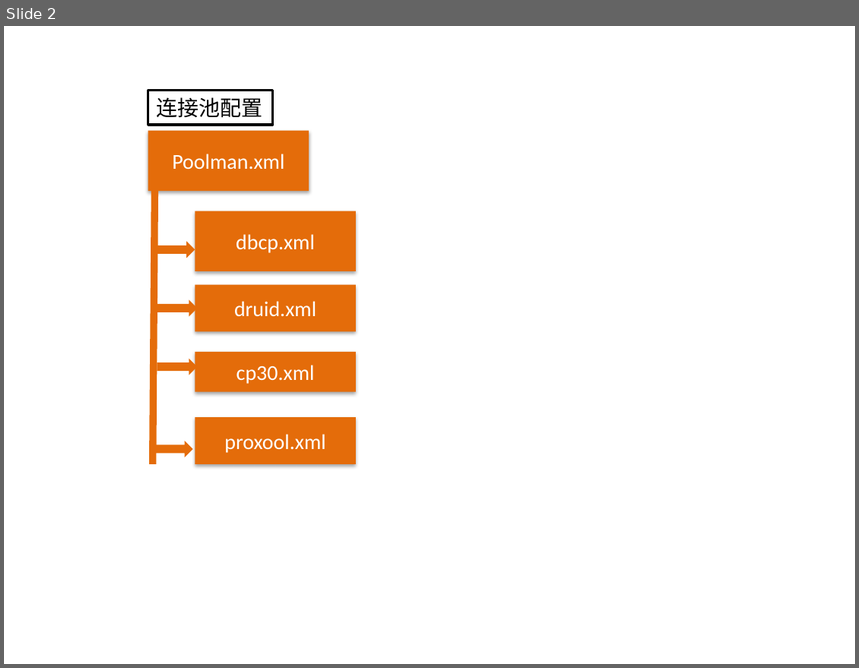
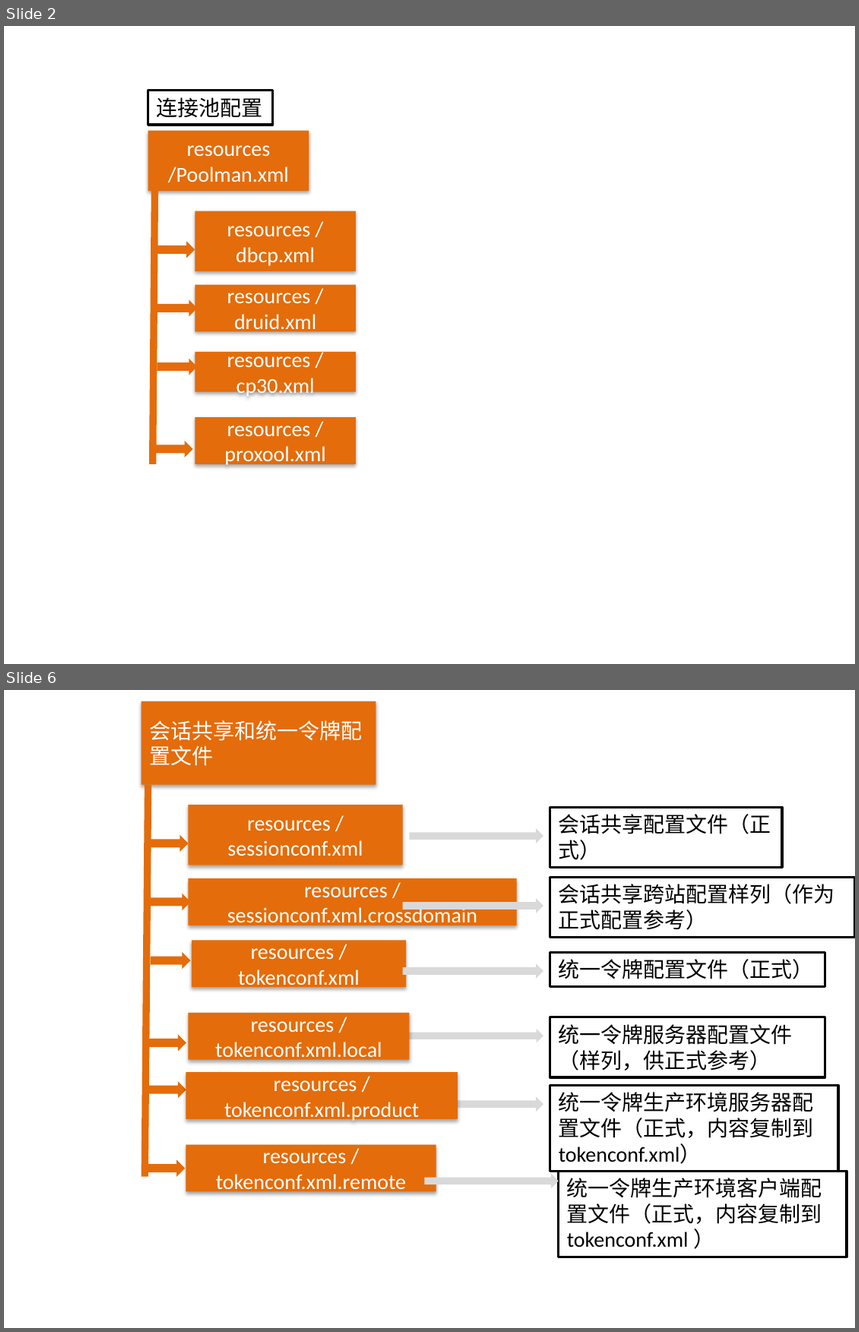
Before and after one commit to zhanght86/bboss-cms, a slide deck: 文档/平台配置文件示意图.pptx. Shown one above the other, each under a label of ours: slide 2 before the commit, slides 2 and 6 after it; the slides between them are not shown. The pictures are 859x668 and 859x1332 pixels, drawn with LibreOffice and Linux fonts; fonts in the diff are those of the drawing. Boxes give left, top, right and bottom in pixels: in the first picture for what was removed or moved away, otherwise in the second. Text is boxed around its words. In the diff, an @@ line names an element or a change of style, - is before the commit and + after.

```diff
--- a/文档/平台配置文件示意图.pptx
+++ b/文档/平台配置文件示意图.pptx
@@ slide 6 added at (x1=4, y1=690, x2=855, y2=1328), background #FFFFFF @@
@@ rectangle added at (x1=141, y1=701, x2=376, y2=784), fill #E46C0A, 18 pt, text #FFFFFF @@
+会话共享和统一令牌配置文件
@@ line added from (148, 784) to (145, 1177), #E46C0A 6 pt @@
@@ rectangle added at (x1=189, y1=805, x2=403, y2=866), fill #E46C0A, 18 pt, text #FFFFFF @@
+resources / sessionconf.xml
@@ rectangle added at (x1=550, y1=808, x2=783, y2=868), fill #FFFFFF, outline #000000 2 pt, 18 pt, text #000000 @@
+会话共享配置文件（正式）
@@ right arrow added at (x1=148, y1=834, x2=188, y2=852), fill #E46C0A @@
@@ right arrow added at (x1=409, y1=829, x2=543, y2=844), fill #D9D9D9 @@
@@ right arrow added at (x1=151, y1=894, x2=190, y2=910), fill #E46C0A @@
@@ rectangle added at (x1=189, y1=879, x2=517, y2=926), fill #E46C0A, 18 pt, text #FFFFFF @@
+resources / sessionconf.xml.crossdomain
@@ rectangle added at (x1=550, y1=877, x2=855, y2=938), fill #FFFFFF, outline #000000 2 pt, 18 pt, text #000000 @@
+会话共享跨站配置样列（作为正式配置参考）
@@ right arrow added at (x1=403, y1=898, x2=544, y2=913), fill #D9D9D9 @@
@@ rectangle added at (x1=191, y1=940, x2=406, y2=987), fill #E46C0A, 18 pt, text #FFFFFF @@
+resources / tokenconf.xml
@@ right arrow added at (x1=151, y1=952, x2=190, y2=969), fill #E46C0A @@
@@ rectangle added at (x1=550, y1=952, x2=826, y2=986), fill #FFFFFF, outline #000000 2 pt, 18 pt, text #000000 @@
+统一令牌配置文件（正式）
@@ right arrow added at (x1=403, y1=964, x2=544, y2=979), fill #D9D9D9 @@
@@ rectangle added at (x1=189, y1=1012, x2=410, y2=1059), fill #E46C0A, 18 pt, text #FFFFFF @@
+resources / tokenconf.xml.local
@@ right arrow added at (x1=403, y1=1029, x2=544, y2=1043), fill #D9D9D9 @@
@@ rectangle added at (x1=550, y1=1018, x2=826, y2=1078), fill #FFFFFF, outline #000000 2 pt, 18 pt, text #000000 @@
+统一令牌服务器配置文件（样列，供正式参考）
@@ right arrow added at (x1=146, y1=1035, x2=186, y2=1052), fill #E46C0A @@
@@ rectangle added at (x1=186, y1=1072, x2=458, y2=1119), fill #E46C0A, 18 pt, text #FFFFFF @@
+resources / tokenconf.xml.product
@@ right arrow added at (x1=146, y1=1081, x2=186, y2=1099), fill #E46C0A @@
@@ right arrow added at (x1=409, y1=1097, x2=543, y2=1111), fill #D9D9D9 @@
@@ rectangle added at (x1=550, y1=1086, x2=839, y2=1172), fill #FFFFFF, outline #000000 2 pt, 18 pt, text #000000 @@
+统一令牌生产环境服务器配置文件（正式，内容复制到tokenconf.xml）
@@ rectangle added at (x1=186, y1=1145, x2=436, y2=1192), fill #E46C0A, 18 pt, text #FFFFFF @@
+resources / tokenconf.xml.remote
@@ right arrow added at (x1=145, y1=1160, x2=184, y2=1177), fill #E46C0A @@
@@ right arrow added at (x1=424, y1=1174, x2=558, y2=1189), fill #D9D9D9 @@
@@ rectangle added at (x1=559, y1=1171, x2=848, y2=1257), fill #FFFFFF, outline #000000 2 pt, 18 pt, text #000000 @@
+统一令牌生产环境客户端配置文件（正式，内容复制到tokenconf.xml ）
@@ slide 2 changed as well @@
@@ text in rectangle at (x1=168, y1=145, x2=289, y2=183): text changed @@
-Poolman.xml
+resources /Poolman.xml
@@ text in rectangle at (x1=227, y1=226, x2=315, y2=266): text changed @@
-dbcp.xml
+resources / dbcp.xml
@@ text in rectangle at (x1=227, y1=293, x2=316, y2=335): text changed @@
-druid.xml
+resources / druid.xml
@@ text in rectangle at (x1=227, y1=350, x2=315, y2=398): text changed @@
-cp30.xml
+resources / cp30.xml
@@ text in rectangle at (x1=224, y1=426, x2=325, y2=467): text changed @@
-proxool.xml
+resources / proxool.xml
```
Also in this commit, not shown: 2 other slides changed, 8 other slides added, 1 slide removed.
